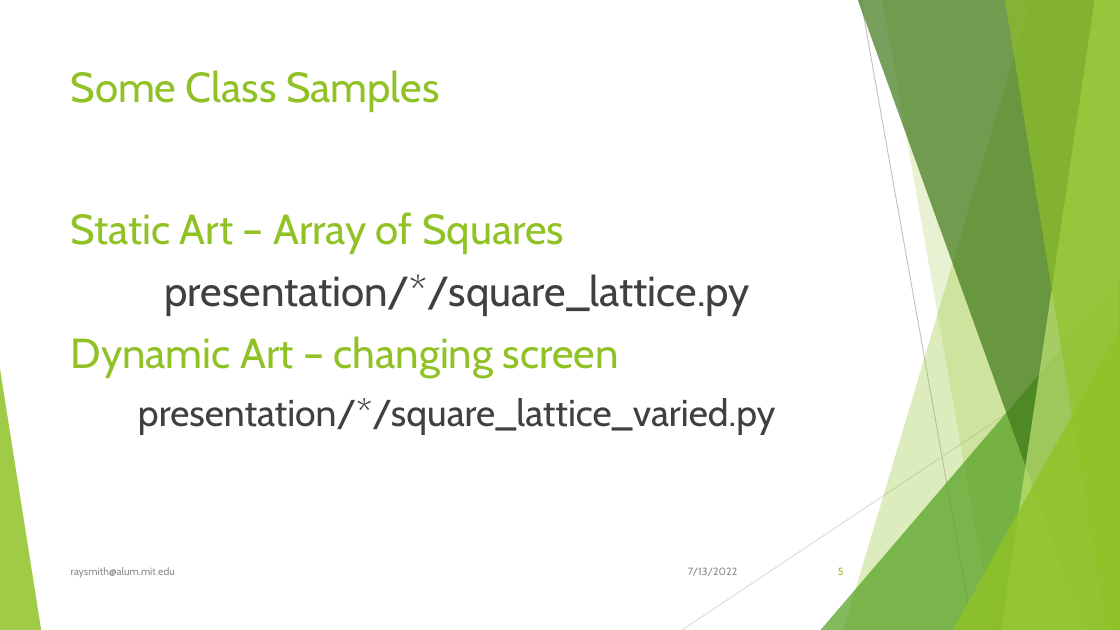
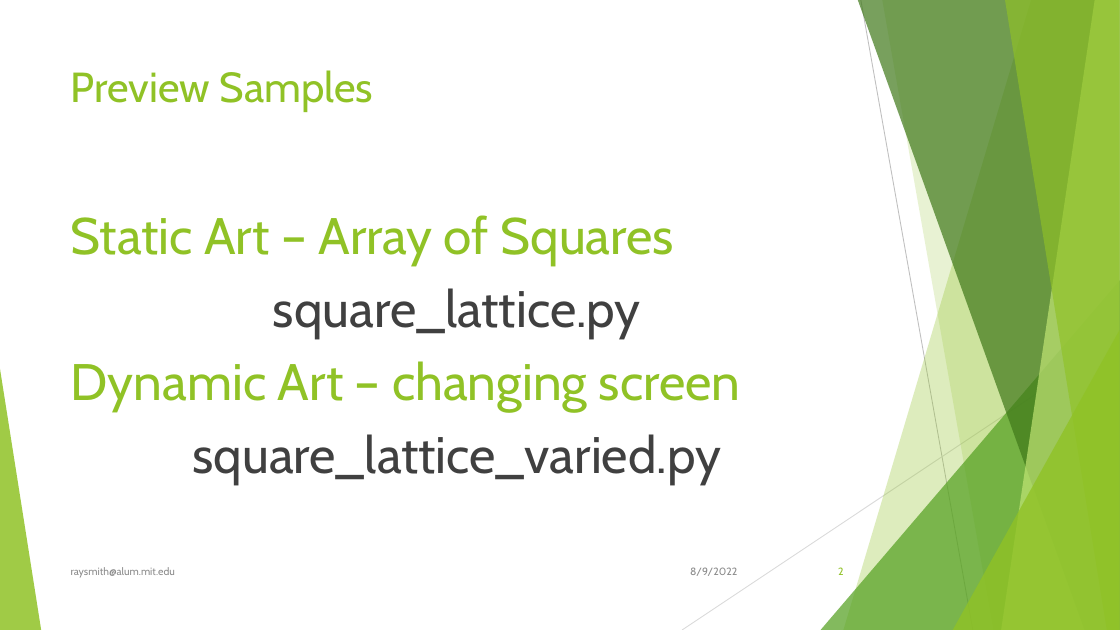
Before and after one commit to raysmith619/Introduction-To-Programming, a slide deck: slide 2 of presentation/Class_5_Classes/Class_5_Classes.pptx (slide 5 before the commit). Drawn at 1120x630 pixels with LibreOffice and Linux fonts; fonts in the diff are those of the drawing. Boxes give left, top, right and bottom in pixels: in the first picture for what was removed or moved away, otherwise in the second. Text is boxed around its words. In the diff, an @@ line names an element or a change of style, - is before the commit and + after.

```diff
--- a/presentation/Class_5_Classes/Class_5_Classes.pptx
+++ b/presentation/Class_5_Classes/Class_5_Classes.pptx
@@ title at [71,70,374,112]: text changed @@
-Some Class Samples
+Preview Samples
@@ text at [71,215,741,411]: size 36 to 44 pt in "Static Art – Array of Squares", "Dynamic Art – changing screen" @@
@@ text at [273,288,641,338]: text changed; size 36 to 44 pt @@
-presentation/*/square_lattice.py
+square_lattice.py
@@ text at [192,434,721,484]: text changed; size 32 to 44 pt @@
-presentation/*/square_lattice_varied.py
+square_lattice_varied.py
@@ text at [690,567,737,576]: text changed @@
-7/13/2022
+8/9/2022
@@ page number at [838,567,844,575]: text changed @@
-5
+2
```
Also in this commit, not shown: 21 other slides changed, 7 slides added, 1 slide removed, 16 other files.
